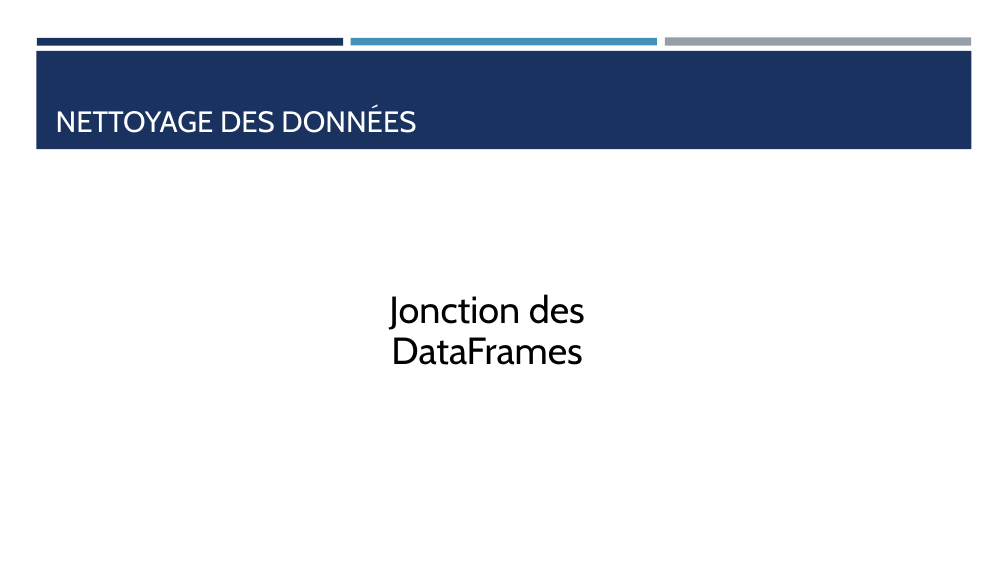
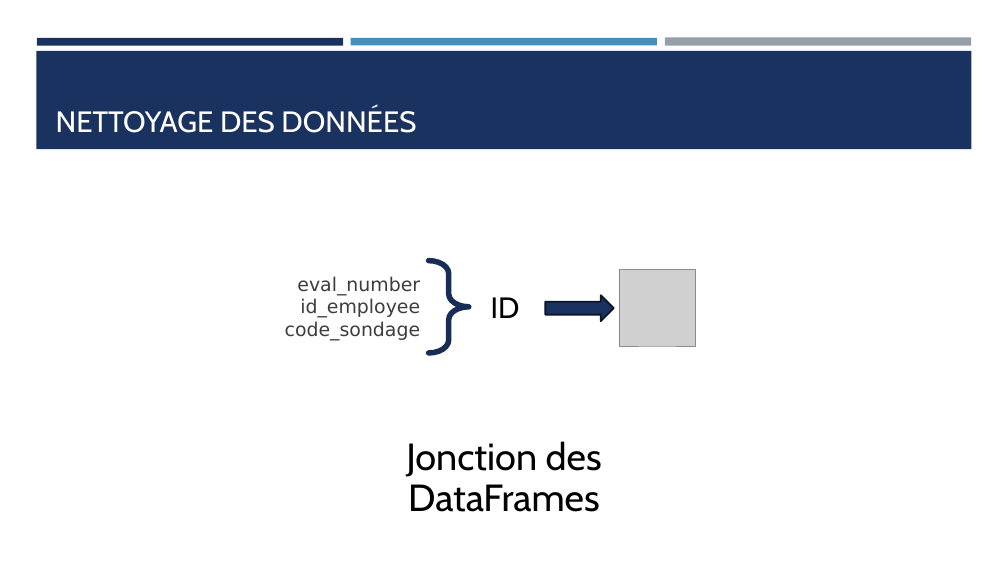
Before and after one commit to Ace4teaM/OCR-NovaTech, a slide deck: slide 5 of Presentation.pptx. Drawn at 1008x567 pixels with LibreOffice and Linux fonts; fonts in the diff are those of the drawing; grey boxes stand for pictures. Boxes give left, top, right and bottom in pixels: in the first picture for what was removed or moved away, otherwise in the second. Text is boxed around its words. In the diff, an @@ line names an element or a change of style, - is before the commit and + after.

```diff
--- a/Presentation.pptx
+++ b/Presentation.pptx
@@ right brace added at [429, 261, 469, 353], outline #172D56 5.25 pt @@
@@ text added at [285, 276, 420, 341], 18 pt, text #3D3D3D @@
+eval_number
+id_employee
+code_sondage
@@ text added at [491, 297, 520, 318], 28 pt, text #000000 @@
+ID
@@ right arrow added at [545, 296, 613, 321], fill #1A3260, outline #0B162A 1.75 pt @@
@@ picture added at [619, 270, 696, 346] @@
@@ text "Jonction des DataFrames": place and size @@
-text "Jonction des DataFrames" at [389, 294, 585, 365]
+text "Jonction des DataFrames" at [406, 441, 602, 512]
```
Also in this commit, not shown: 5 other slides changed, 9 slides added, 4 slides removed, 6 other files.
